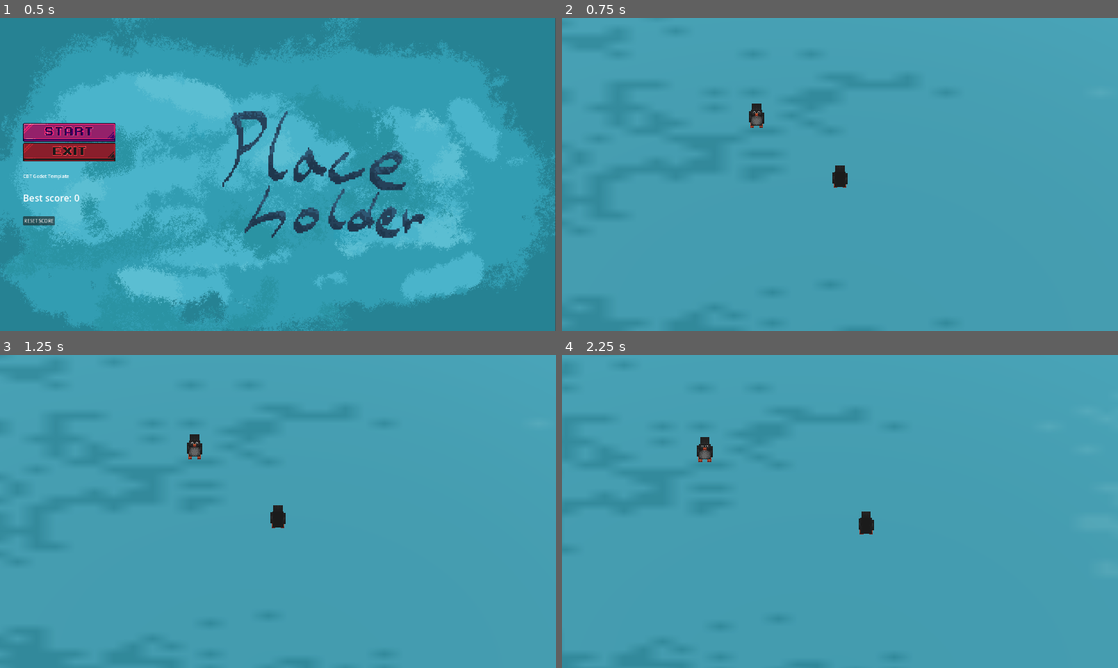
Above: before the commit, frames 1-4 (two rows, left to right).
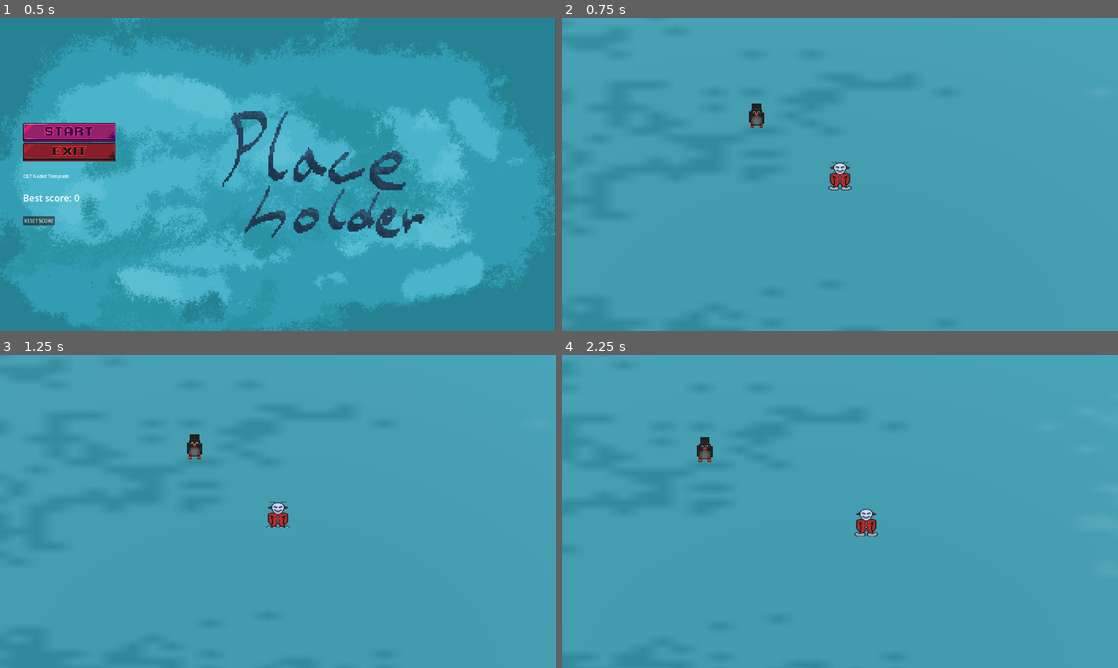
Above: after the commit, the same moments.

Repository: CodingBigTime/GGJ-2024
Game: Godot game, scene res://scenes/ui/main_menu.tscn
The game is run twice, just before and just after one commit, with the same random seed, the same clock (stepped at 60 frames per second) and the same inputs.
Inputs (mouse positions are in pixels of both pictures, inside the frame that each line leads up to):
- Up to frame 1 (0.5 s): no input
- Up to frame 2 (0.75 s): click (628, 133) at 0.5 s
- Up to frame 3 (1.25 s): no input
- Up to frame 4 (2.25 s): hold D (move_right) 1.28-2.03 s; tap Space (jump) at 1.52 s; hold S (move_down) from 2.03 s (still down)

Frame 1 is identical in both runs. In frame 2, 0.3% of the frame differs, in the area x 47-53%, y 46-56%; in frame 3, 0.2%; in frame 4, 0.3%.

Commit message:
Make player sprite change based on movement

Diff:
--- a/actors/DevilClown/devil_clown.gd
+++ b/actors/DevilClown/devil_clown.gd
@@ -5,9 +5,17 @@
 const SPEED = 5.0
 const JUMP_VELOCITY = 4.5
 
+var texture_down = load("res://assets/sprites/clown/clown_down.png")
+var texture_left = load("res://assets/sprites/clown/clown_left.png")
+var texture_right = load("res://assets/sprites/clown/clown_right.png")
+var texture_up = load("res://assets/sprites/clown/clown_up.png")
+var texture_left_up = load("res://assets/sprites/clown/clown_up_left.png")
+var texture_right_up = load("res://assets/sprites/clown/clown_up_right.png")
+var texture_left_down = load("res://assets/sprites/clown/clown_down_left.png")
+var texture_right_down = load("res://assets/sprites/clown/clown_down_right.png")
+
 # Get the gravity from the project settings to be synced with RigidBody nodes.
 var gravity = ProjectSettings.get_setting("physics/3d/default_gravity")
-
 
 func _physics_process(delta):
 	if Input.is_action_just_pressed("menu"):
@@ -33,3 +41,28 @@
 		velocity.z = move_toward(velocity.z, 0, SPEED)
 
 	move_and_slide()
+
+
+func _process(delta):
+	# Change the player image based on the direction.
+	var input_dir = Input.get_vector("move_left", "move_right", "move_up", "move_down")
+
+	if input_dir.x < 0:
+		if input_dir.y < 0:
+			$Sprite3D.texture = texture_left_up
+		elif input_dir.y > 0:
+			$Sprite3D.texture = texture_left_down
+		else:
+			$Sprite3D.texture = texture_left
+	elif input_dir.x > 0:
+		if input_dir.y < 0:
+			$Sprite3D.texture = texture_right_up
+		elif input_dir.y > 0:
+			$Sprite3D.texture = texture_right_down
+		else:
+			$Sprite3D.texture = texture_right
+	else:
+		if input_dir.y < 0:
+			$Sprite3D.texture = texture_up
+		else:
+			$Sprite3D.texture = texture_down
--- a/actors/DevilClown/devil_clown.tscn
+++ b/actors/DevilClown/devil_clown.tscn
@@ -1,6 +1,5 @@
-[gd_scene load_steps=4 format=3 uid="uid://lhi1oicjack5"]
+[gd_scene load_steps=3 format=3 uid="uid://lhi1oicjack5"]
 
-[ext_resource type="PackedScene" uid="uid://3630s2wnw678" path="res://assets/models/pingu/pingu.gltf" id="1_isa6a"]
 [ext_resource type="Script" path="res://actors/DevilClown/devil_clown.gd" id="1_metc8"]
 
 [sub_resource type="CapsuleShape3D" id="CapsuleShape3D_qn5ys"]
@@ -9,8 +8,8 @@
 [node name="DevilClown" type="CharacterBody3D"]
 script = ExtResource("1_metc8")
 
+[node name="Sprite3D" type="Sprite3D" parent="."]
+pixel_size = 0.04
+
 [node name="CollisionShape3D" type="CollisionShape3D" parent="."]
 shape = SubResource("CapsuleShape3D_qn5ys")
-
-[node name="blockbench_export" parent="." instance=ExtResource("1_isa6a")]
-transform = Transform3D(1, 0, 0, 0, 1, 0, 0, 0, 1, 0, -0.6, 0.25)
Binary file added: assets/sprites/clown/clown_down.png
Not shown, added: assets/sprites/clown/clown_down.png.import
Binary file added: assets/sprites/clown/clown_down_left.png
Not shown, added: assets/sprites/clown/clown_down_left.png.import
Binary file added: assets/sprites/clown/clown_down_right.png
Not shown, added: assets/sprites/clown/clown_down_right.png.import
Binary file added: assets/sprites/clown/clown_left.png
Not shown, added: assets/sprites/clown/clown_left.png.import
Binary file added: assets/sprites/clown/clown_right.png
Not shown, added: assets/sprites/clown/clown_right.png.import
Binary file added: assets/sprites/clown/clown_up.png
Not shown, added: assets/sprites/clown/clown_up.png.import
(and 5 more such lines)
